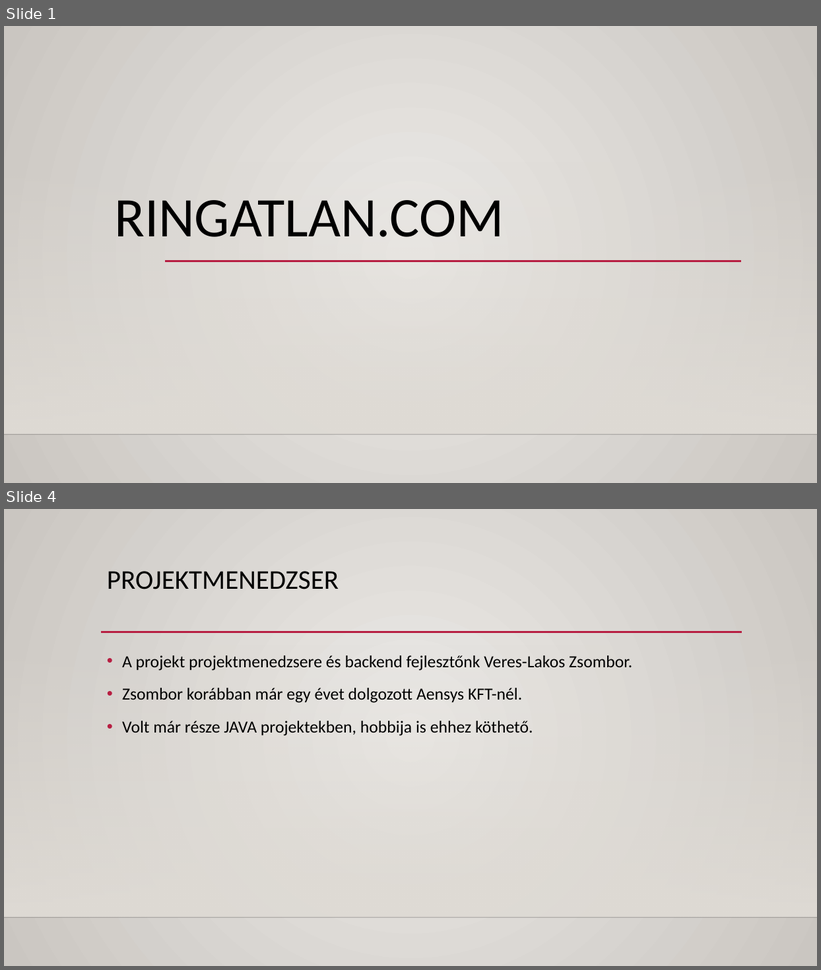
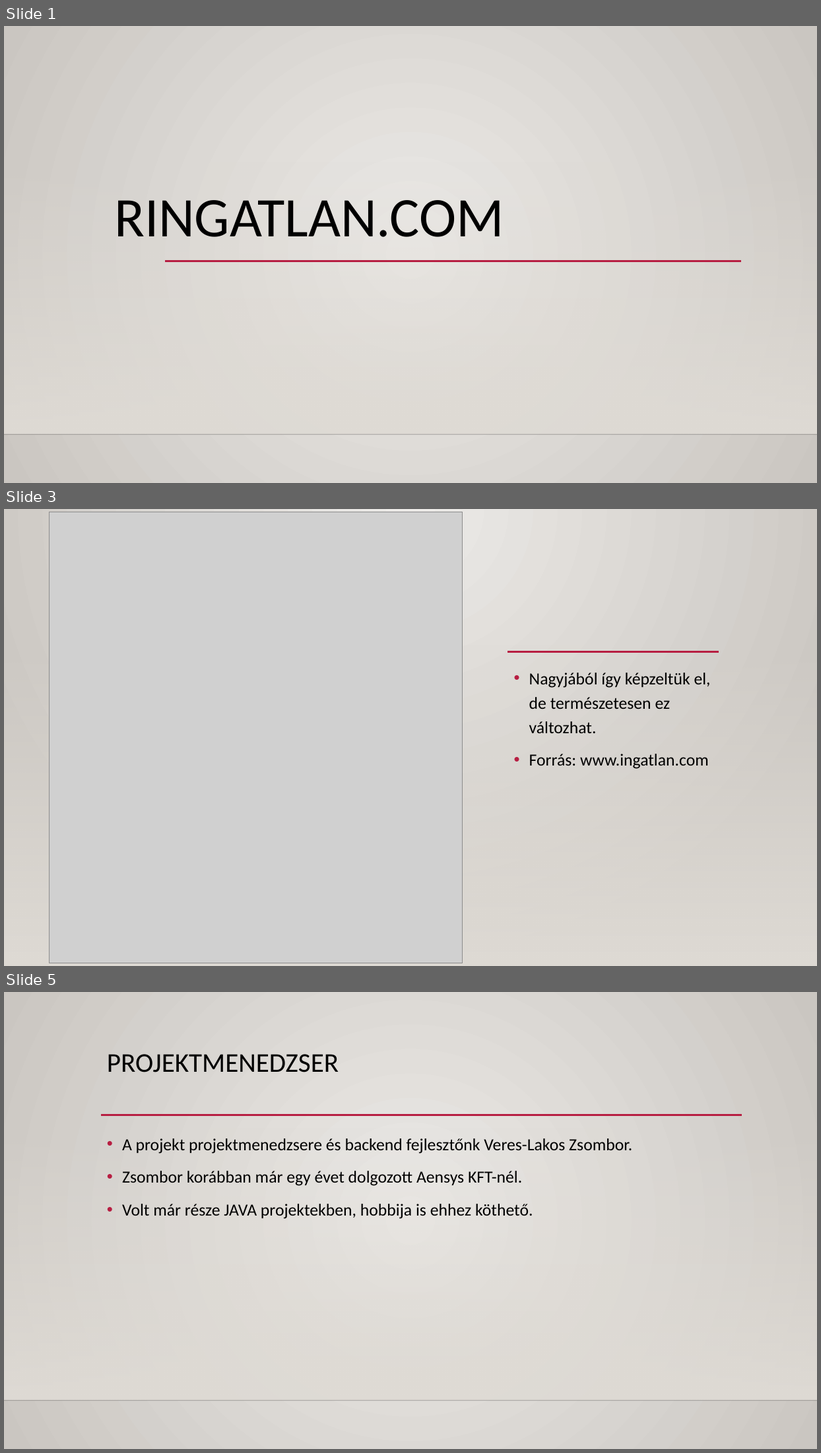
Before and after one commit to vlzsombor/rf-ingatlan-teljes, a slide deck: dokumentumok/Bemutato.pptx. Shown one above the other, each under a label of ours: slides 1 and 4 before the commit, slides 1, 3 and 5 after it; the slides between them are not shown. The pictures are 821x970 and 821x1453 pixels, drawn with LibreOffice and Linux fonts; fonts in the diff are those of the drawing; grey boxes stand for pictures; background and template pictures are left out. Boxes give left, top, right and bottom in pixels: in the first picture for what was removed or moved away, otherwise in the second. Text is boxed around its words. In the diff, an @@ line names an element or a change of style, - is before the commit and + after.

```diff
--- a/dokumentumok/Bemutato.pptx
+++ b/dokumentumok/Bemutato.pptx
@@ slide 3 added at box(4, 509, 817, 966), background gradient #ECEAE7 to #CAC7C1; not listed: 3 template elements that a slide beside it also shows @@
@@ rectangle added at box(4, 509, 817, 966), fill gradient #ECEAE7 to #CAC7C1 @@
@@ picture added at box(49, 512, 463, 964) @@
@@ rectangle added at box(4, 644, 817, 966), fill gradient #DFDBD5 @@
@@ line added from (508, 652) to (719, 652), #B71E42 2.5 pt @@
@@ text added at box(529, 673, 711, 769), 20 pt, text #000000 @@
+• Nagyjából így képzeltük el, de természetesen ez változhat.
+• Forrás: www.ingatlan.com
@@ what was slide 4 is now slide 5 @@
```
Also in this commit, not shown: 1 slide changed, 1 other slide added, 1 slide removed.
